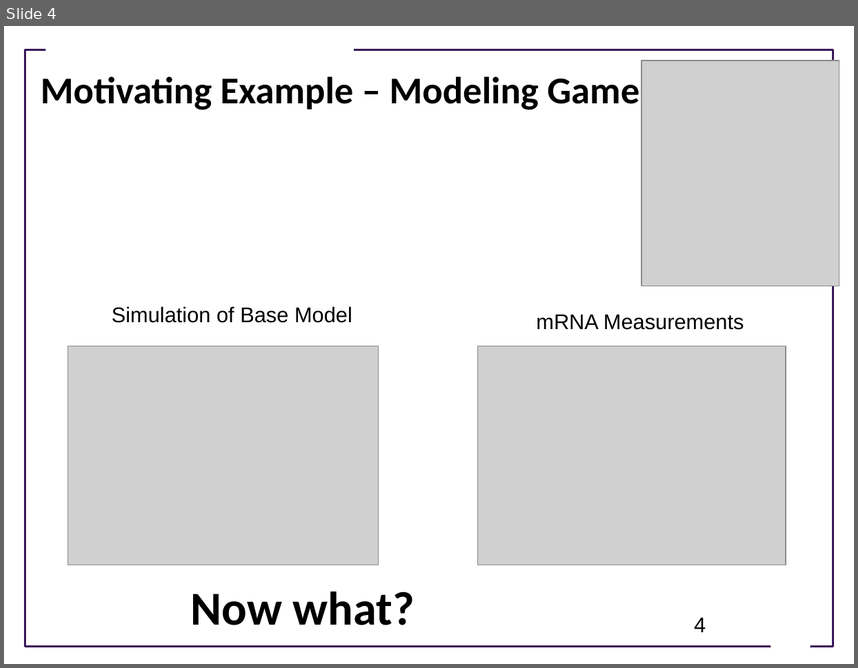
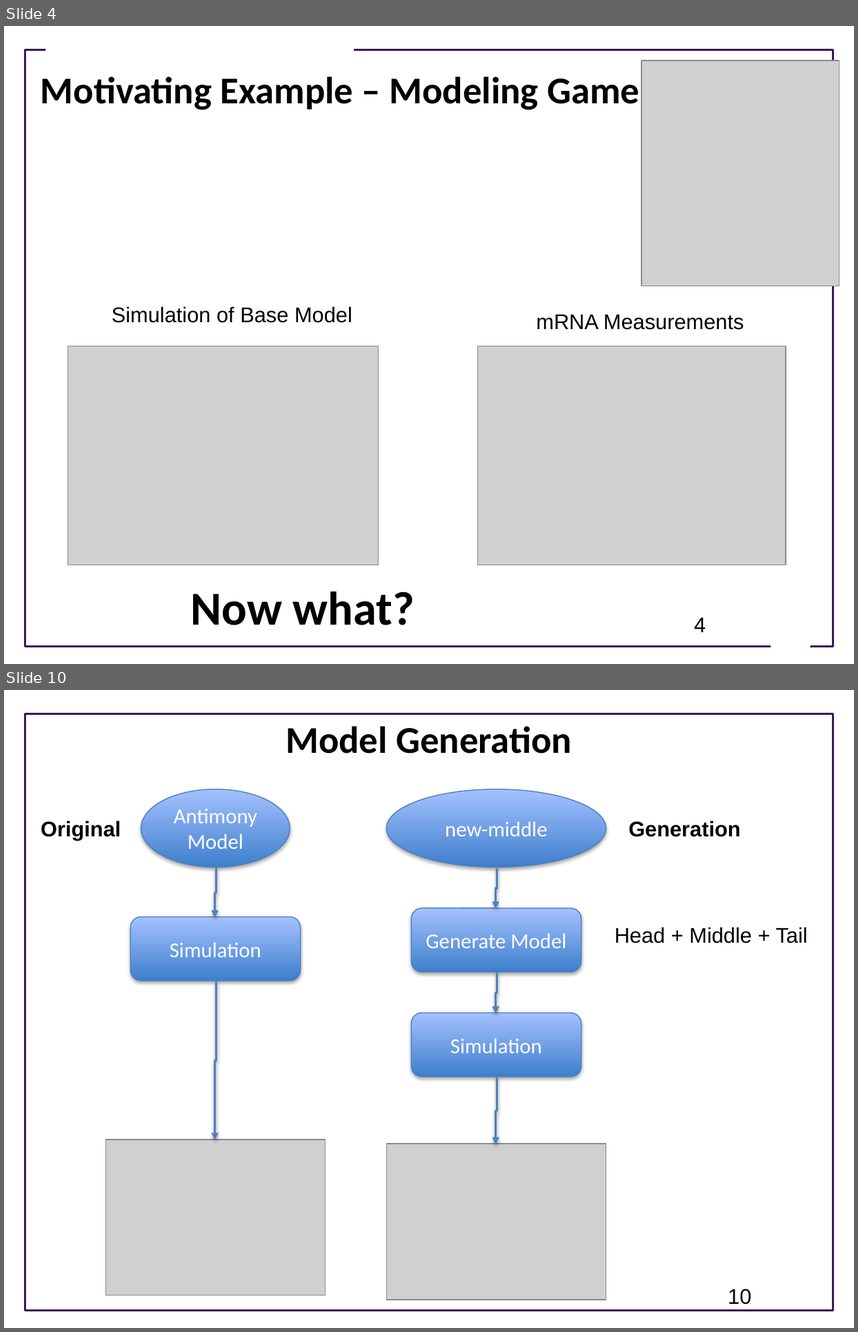
Before and after one commit to ModelEngineering/advancing-biomedical-models, a slide deck: lectures/lecture_17/Lecture_17_Generating_And_Using_Multiple_Models.pptx. Shown one above the other, each under a label of ours: slide 4 before the commit, slides 4 and 10 after it; the slides between them are not shown. The pictures are 858x668 and 858x1332 pixels, drawn with LibreOffice and Linux fonts; fonts in the diff are those of the drawing; grey boxes stand for pictures; background and template pictures are left out. Boxes give left, top, right and bottom in pixels: in the first picture for what was removed or moved away, otherwise in the second. Text is boxed around its words. In the diff, an @@ line names an element or a change of style, - is before the commit and + after.

```diff
--- a/lectures/lecture_17/Lecture_17_Generating_And_Using_Multiple_Models.pptx
+++ b/lectures/lecture_17/Lecture_17_Generating_And_Using_Multiple_Models.pptx
@@ slide 10 added at box(4, 690, 854, 1328), background #FFFFFF; not listed: 1 template element that a slide beside it also shows @@
@@ title added at box(286, 726, 572, 753), 32 pt, text #000000, bold @@
+Model Generation
@@ ellipse added at box(141, 789, 290, 867), fill gradient #3F80CE to #A4C4FF, outline #4B7EBC 0.75 pt, 18 pt, text #FFFFFF @@
+Antimony Model
@@ ellipse added at box(386, 789, 606, 867), fill gradient #3F80CE to #A4C4FF, outline #4B7EBC 0.75 pt, 18 pt, text #FFFFFF @@
+new-middle
@@ text added at box(41, 820, 121, 840), 18 pt, text #000000, bold @@
+Original
@@ text added at box(628, 820, 740, 837), 18 pt, text #000000, bold @@
+Generation
@@ elbow arrow added from (216, 867) to (215, 917), #4F81BD 2 pt @@
@@ elbow arrow added from (497, 867) to (495, 909), #4F81BD 2 pt @@
@@ rounded rectangle added at box(131, 917, 301, 980), fill gradient #3F80CE to #A4C4FF, outline #4B7EBC 0.75 pt, 18 pt, text #FFFFFF @@
+Simulation
@@ rounded rectangle added at box(411, 907, 582, 972), fill gradient #3F80CE to #A4C4FF, outline #4B7EBC 0.75 pt, 18 pt, text #FFFFFF @@
+Generate Model
@@ text added at box(615, 927, 808, 943), 18 pt, text #000000 @@
+Head + Middle + Tail
@@ elbow arrow added from (497, 972) to (495, 1013), #4F81BD 2 pt @@
@@ elbow arrow added from (216, 980) to (215, 1140), #4F81BD 2 pt @@
@@ rounded rectangle added at box(411, 1012, 582, 1076), fill gradient #3F80CE to #A4C4FF, outline #4B7EBC 0.75 pt, 18 pt, text #FFFFFF @@
+Simulation
@@ elbow arrow added from (497, 1077) to (495, 1144), #4F81BD 2 pt @@
@@ picture added at box(106, 1138, 326, 1294) @@
@@ picture added at box(386, 1143, 606, 1299) @@
@@ page number added at box(728, 1288, 751, 1304), 18 pt, text #000000 @@
+10
```
Also in this commit, not shown: 3 slides changed, 15 other slides added, 1 slide removed, 1 other file.
